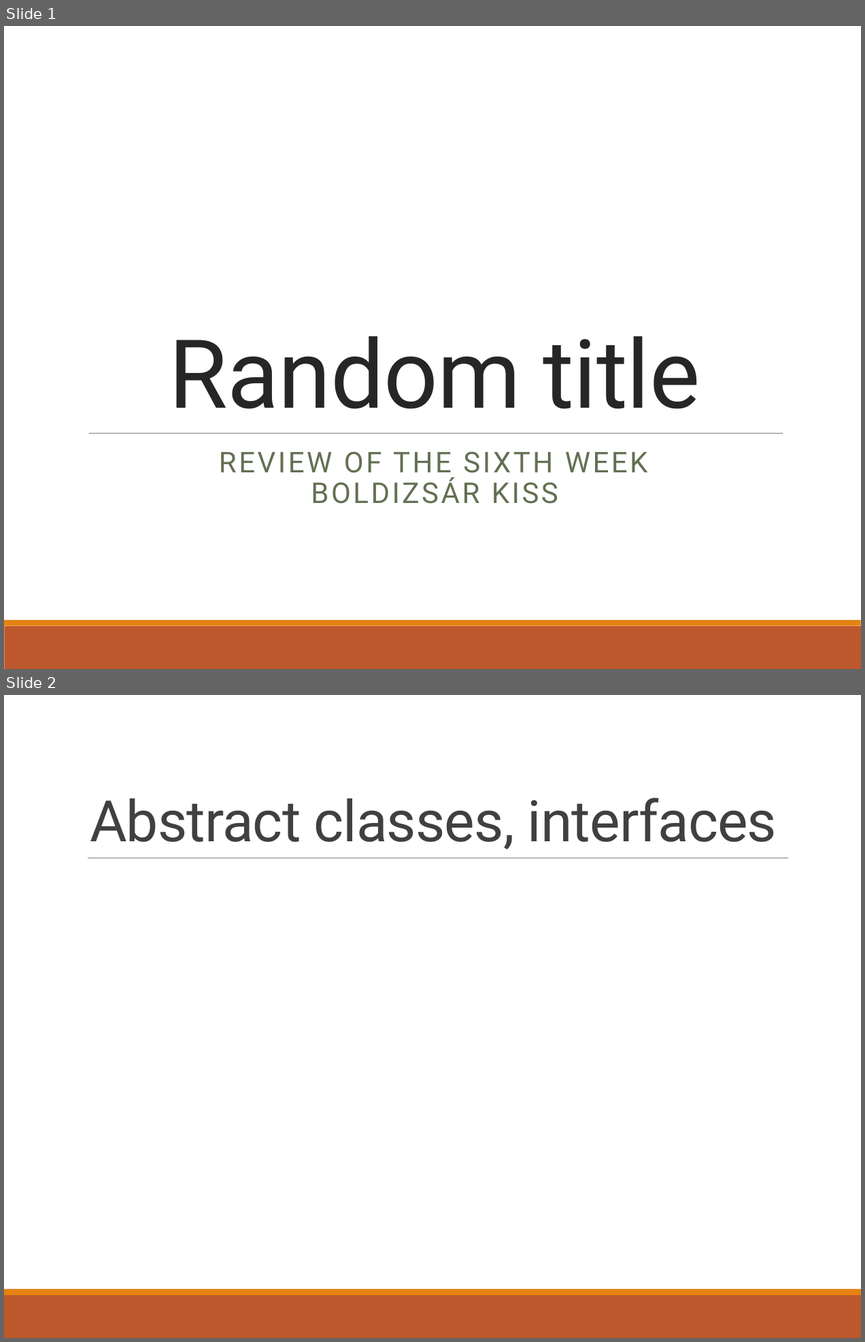
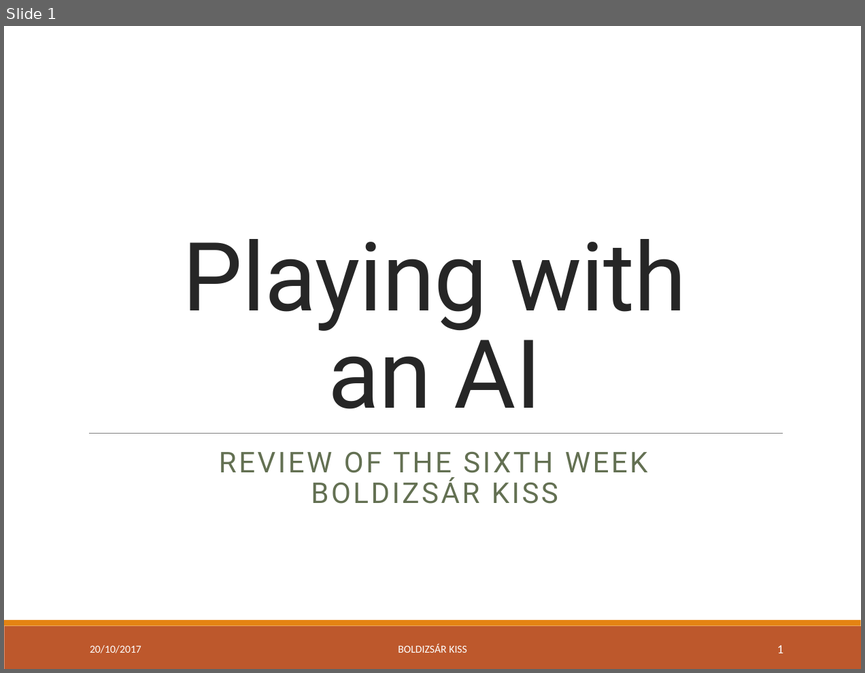
Before and after one commit to green-fox-academy/bpo106, a slide deck: week06/day05/demo/ppt-w06.pptx. Shown one above the other, each under a label of ours: slides 1 and 2 before the commit, slide 1 after it. The pictures are 865x1342 and 865x673 pixels, drawn with LibreOffice and Linux fonts; fonts in the diff are those of the drawing. Boxes give left, top, right and bottom in pixels: in the first picture for what was removed or moved away, otherwise in the second. Text is boxed around its words. In the diff, an @@ line names an element or a change of style, - is before the commit and + after.

```diff
--- a/week06/day05/demo/ppt-w06.pptx
+++ b/week06/day05/demo/ppt-w06.pptx
@@ slide 2 removed at box(4, 695, 861, 1338), background #FFFFFF; not listed: 2 template elements that a slide beside it also shows @@
@@ title removed at box(90, 798, 777, 849) @@
-Abstract classes, interfaces
@@ line removed from (88, 858) to (788, 858) @@
@@ slide 1 changed as well @@
@@ title at box(183, 239, 686, 409): text changed @@
-Random title
+Playing with
+an AI
@@ text added at box(90, 645, 141, 653), 9 pt, text #FFFFFF @@
+20/10/2017
@@ text added at box(398, 643, 467, 652), 9 pt, text #FFFFFF @@
+BOLDIZSÁR KISS
@@ page number added at box(777, 645, 783, 653), 10.5 pt, text #FFFFFF @@
+1
```
Also in this commit, not shown: 2 other slides changed, 4 slides added, 1 other slide removed, 4 other files.
